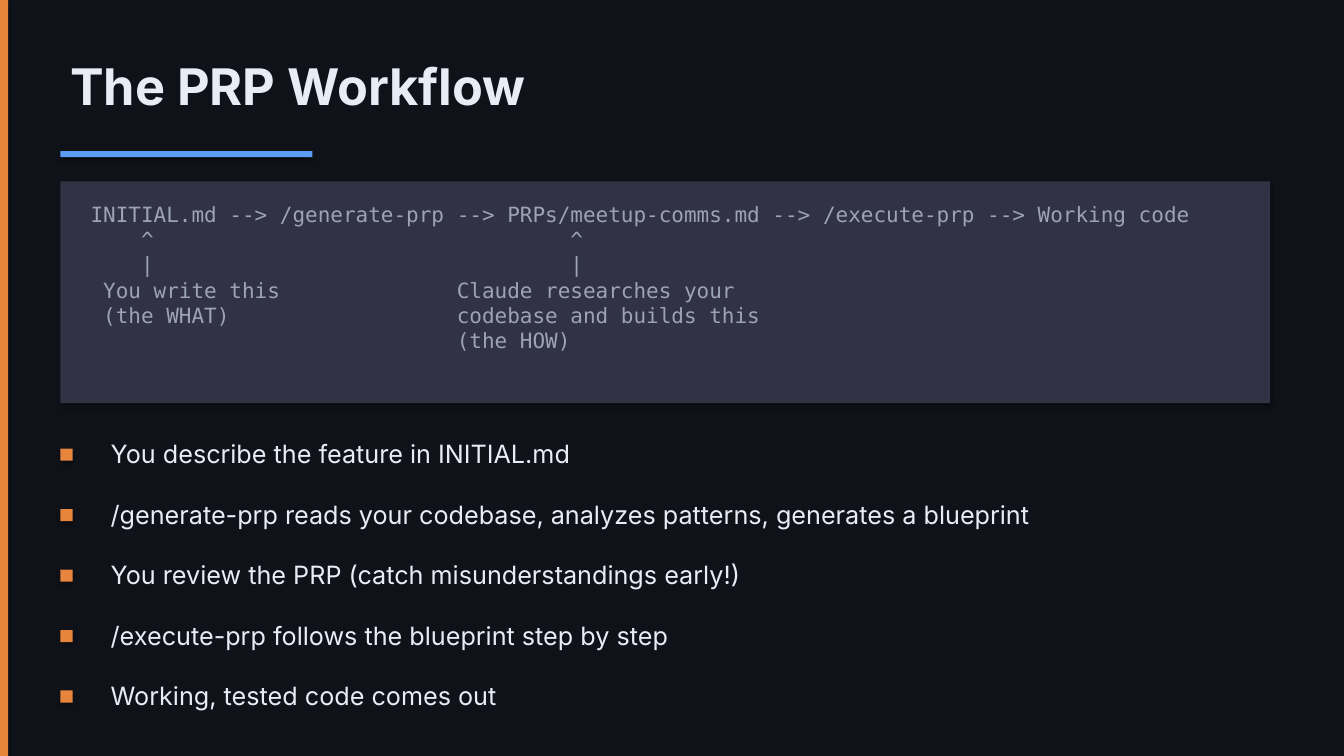
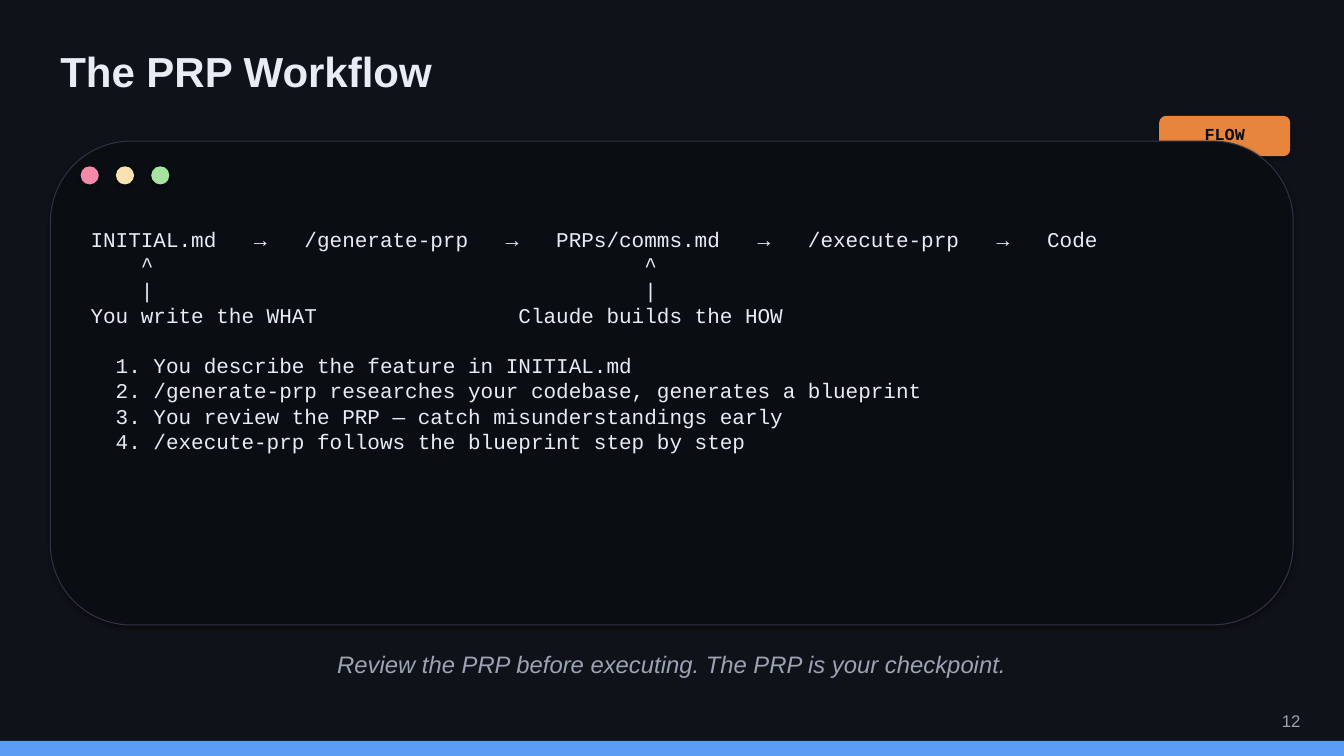
Before and after one commit to nickyeager/tucson-claude-code-meetup, a slide deck: slide 12 of slides/session-2-context-engineering.pptx. Drawn at 1344x756 pixels with LibreOffice and Linux fonts; fonts in the diff are those of the drawing. Boxes give left, top, right and bottom in pixels: in the first picture for what was removed or moved away, otherwise in the second. Text is boxed around its words. In the diff, an @@ line names an element or a change of style, - is before the commit and + after.

```diff
--- a/slides/session-2-context-engineering.pptx
+++ b/slides/session-2-context-engineering.pptx
@@ rectangle removed at [0, 0, 8, 756] @@
@@ text "The PRP Workflow": place and size @@
-text "The PRP Workflow" at [70, 66, 525, 106]
+text "The PRP Workflow" at [60, 56, 432, 88]
@@ text "The PRP Workflow" at [60, 56, 432, 88]: size 36 to 30 pt, font Inter to Arial @@
@@ rounded rectangle added at [1159, 116, 1291, 156], fill #E8853D @@
@@ rounded rectangle: place and size @@
-rounded rectangle at [60, 181, 1270, 403]
+rounded rectangle at [50, 141, 1294, 625]
@@ rounded rectangle at [50, 141, 1294, 625]: rectangle to rounded rectangle; fill #313244 to #0A0D12; outline none to #313244 0.75 pt @@
@@ text added at [1205, 128, 1245, 146], 12 pt, text #0A0D12, bold @@
+FLOW
@@ rectangle removed at [60, 151, 313, 157] @@
@@ ellipse added at [81, 166, 99, 185], fill #F38BA8 @@
@@ ellipse added at [116, 166, 134, 185], fill #F9E2AF @@
@@ ellipse added at [151, 166, 169, 185], fill #A6E3A1 @@
@@ text at [91, 232, 921, 454]: text changed; font DejaVu Sans Mono to Courier New; text colour #9CA3B4 to #E8ECF4 @@
-INITIAL.md --> /generate-prp --> PRPs/meetup-comms.md --> /execute-prp --> Working code
-^ ^
-| |
-You write this Claude researches your
-(the WHAT) codebase and builds this
-(the HOW)
+INITIAL.md → /generate-prp → PRPs/comms.md → /execute-prp → Code
+^ ^
+| |
+You write the WHAT Claude builds the HOW
+1. You describe the feature in INITIAL.md
+2. /generate-prp researches your codebase, generates a blueprint
+3. You review the PRP — catch misunderstandings early
+4. /execute-prp follows the blueprint step by step
@@ rectangle removed at [60, 449, 73, 461] @@
@@ text removed at [111, 444, 570, 464] @@
-You describe the feature in INITIAL.md
@@ rectangle removed at [60, 509, 73, 521] @@
@@ text removed at [111, 563, 740, 589] @@
-You review the PRP (catch misunderstandings early!)
@@ rectangle removed at [60, 570, 73, 582] @@
@@ text removed at [111, 625, 668, 650] @@
-/execute-prp follows the blueprint step by step
@@ rectangle removed at [60, 630, 73, 642] @@
@@ text at [337, 656, 1006, 678]: text changed; size 18 to 17 pt; font Inter to Arial; text colour #E8ECF4 to #9CA3B4; italic on @@
-/generate-prp reads your codebase, analyzes patterns, generates a blueprint
+Review the PRP before executing. The PRP is your checkpoint.
@@ text removed at [111, 686, 496, 710] @@
-Working, tested code comes out
@@ rectangle removed at [60, 691, 73, 703] @@
@@ text added at [1282, 715, 1301, 727], 12 pt, text #9CA3B4 @@
+12
@@ rectangle added at [0, 741, 1344, 756], fill #5B9CF5 @@
```
Also in this commit, not shown: 17 other slides changed, 4 slides added, 4 slides removed, 4 other files.
